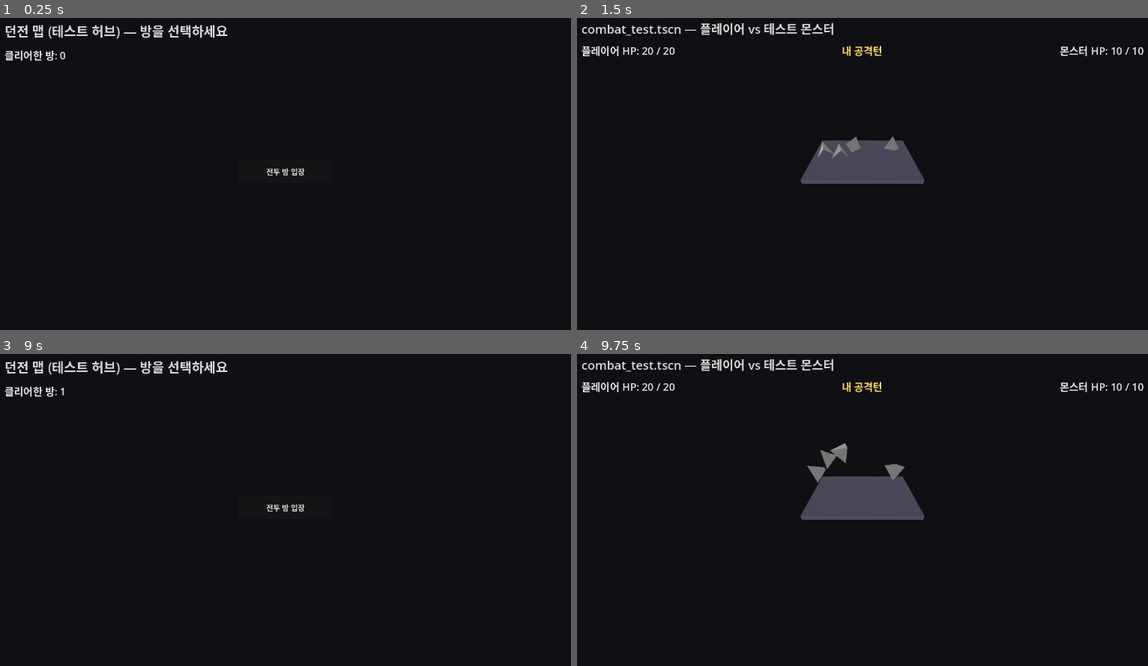
Above: before the commit, frames 1-4 (two rows, left to right).
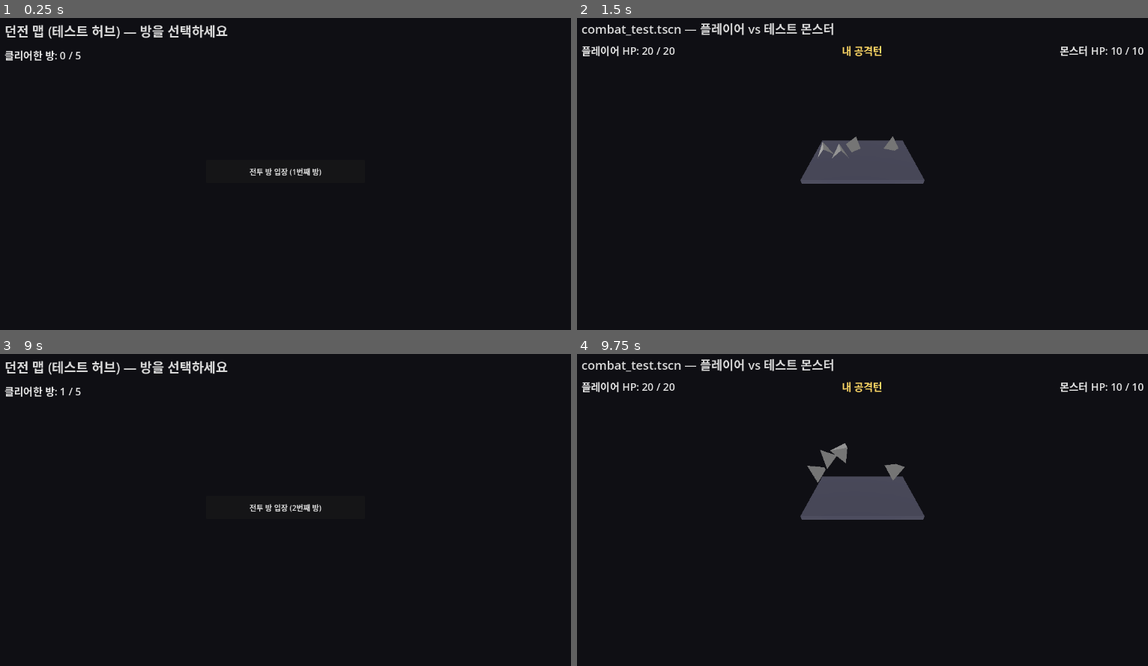
Above: after the commit, the same moments.

Repository: YGseok/ProjectD
Game: Godot game, scene res://scenes/dungeon_map.tscn
Two runs of this game, one before a commit and one after it. Both use one fixed random seed, a clock stepped at 60 frames per second and the inputs below.
Inputs:
- Up to frame 1 (0.25 s): no input
- Up to frame 2 (1.5 s): click "전투 방 입장" (after the commit: "전투 방 입장 (1번째 방)") at 0.5 s
- Up to frame 3 (9 s): tap Enter at 2, 4.25, 7.25 s; tap Space at 2.75, 5, 8 s; click "던전으로 돌아가기" at 8.75 s
- Up to frame 4 (9.75 s): click "전투 방 입장" (after the commit: "전투 방 입장 (2번째 방)") at 9.5 s

The runs differ from the first frame. In frame 1, 0.2% of the frame differs, in the area x 12-57%, y 10-51%; in frame 2, nothing differs; in frame 3, 0.2%; in frame 4, nothing differs.

Commit message:
feat: 던전 맵에 런 길이(5방) + 완료 화면 추가
방 종류는 여전히 전투 하나뿐이지만, 무한 반복 재입장만 가능했던 던전 맵에
"런에 끝이 있다"는 최소 구조를 넣음. RunState.TOTAL_ROOMS(잠정 5)에 도달하면
"던전 클리어!" 화면으로 바뀌고 새 런을 시작할 수 있다.

Co-Authored-By: Claude Sonnet 5 <noreply@anthropic.com>

Diff:
--- a/scenes/dungeon_map.gd
+++ b/scenes/dungeon_map.gd
@@ -5,19 +5,32 @@
 ## 상점/선택지 이벤트는 아직 내용이 정해지지 않아(DESIGN.md "아직 정해지지 않은 것"),
 ## 지금은 전투 방 하나만 선택 가능한 최소 스켈레톤이다. combat_test.tscn을 그대로
 ## "전투 방"으로 재사용한다.
+##
+## RunState.TOTAL_ROOMS개를 클리어하면 런이 끝난다는 최소 구조를 추가함 (버튼 하나로
+## 무한 반복 입장만 가능했던 이전 상태와의 차이). 방 종류가 하나뿐이라 "런 클리어" 자체는
+## 아직 큰 의미가 없지만, 다음에 상점/선택지 방이 추가될 때 이 구조를 확장하면 된다.
 
 @onready var rooms_cleared_label: Label = $RoomsClearedLabel
 @onready var enter_combat_button: Button = $EnterCombatButton
 
 
 func _ready() -> void:
-	enter_combat_button.pressed.connect(_on_enter_combat_pressed)
+	enter_combat_button.pressed.connect(_on_button_pressed)
 	_update_labels()
 
 
 func _update_labels() -> void:
-	rooms_cleared_label.text = "클리어한 방: %d" % RunState.rooms_cleared
+	if RunState.is_run_complete():
+		rooms_cleared_label.text = "던전 클리어! (%d / %d 방 격파)" % [RunState.rooms_cleared, RunState.TOTAL_ROOMS]
+		enter_combat_button.text = "새 런 시작"
+	else:
+		rooms_cleared_label.text = "클리어한 방: %d / %d" % [RunState.rooms_cleared, RunState.TOTAL_ROOMS]
+		enter_combat_button.text = "전투 방 입장 (%d번째 방)" % (RunState.rooms_cleared + 1)
 
 
-func _on_enter_combat_pressed() -> void:
-	get_tree().change_scene_to_file("res://scenes/combat_test.tscn")
+func _on_button_pressed() -> void:
+	if RunState.is_run_complete():
+		RunState.reset_run()
+		_update_labels()
+	else:
+		get_tree().change_scene_to_file("res://scenes/combat_test.tscn")
--- a/scenes/dungeon_map.tscn
+++ b/scenes/dungeon_map.tscn
@@ -35,8 +35,8 @@
 label_settings = SubResource("LabelSettings_rooms")
 
 [node name="EnterCombatButton" type="Button" parent="."]
-offset_left = 540.0
+offset_left = 470.0
 offset_top = 320.0
-offset_right = 740.0
+offset_right = 810.0
 offset_bottom = 370.0
-text = "전투 방 입장"
+text = "전투 방 입장 (1번째 방)"
--- a/systems/run_state.gd
+++ b/systems/run_state.gd
@@ -1,11 +1,20 @@
 extends Node
 ## 던전 런(run) 전체에 걸쳐 유지되는 최소 상태.
 ## Autoload(RunState)로 등록해서 씬 전환(dungeon_map <-> combat_test) 사이에도 값이
-## 유지되게 한다. 던전 길이/런 구조 자체는 아직 미정(DESIGN.md 참고)이라, 지금은
-## "클리어한 방 개수" 하나만 추적하는 최소 스켈레톤이다.
+## 유지되게 한다.
+##
+## TOTAL_ROOMS(런 전체 방 개수)는 아직 DESIGN.md에서 확정된 값이 아니라, "런에 끝이
+## 있다"는 구조를 검증하기 위해 임시로 잡은 값이다. 상점/선택지 등 다른 방 종류가
+## 생기면 이 값과 구조 자체를 다시 정해야 한다.
+
+const TOTAL_ROOMS := 5
 
 var rooms_cleared := 0
 
 
 func reset_run() -> void:
 	rooms_cleared = 0
+
+
+func is_run_complete() -> bool:
+	return rooms_cleared >= TOTAL_ROOMS
Not shown, changed: docs/DESIGN.md
Not shown, changed: docs/STATUS.md
